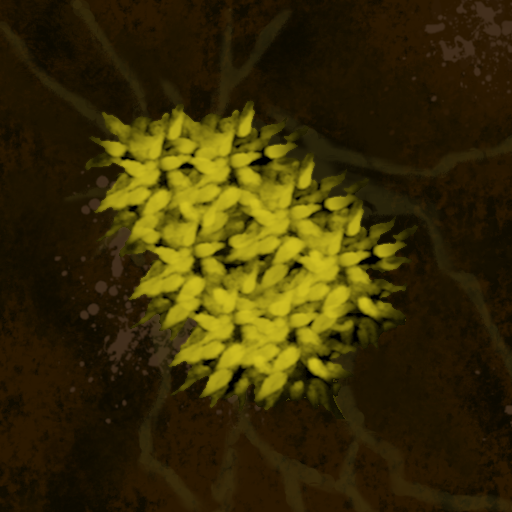
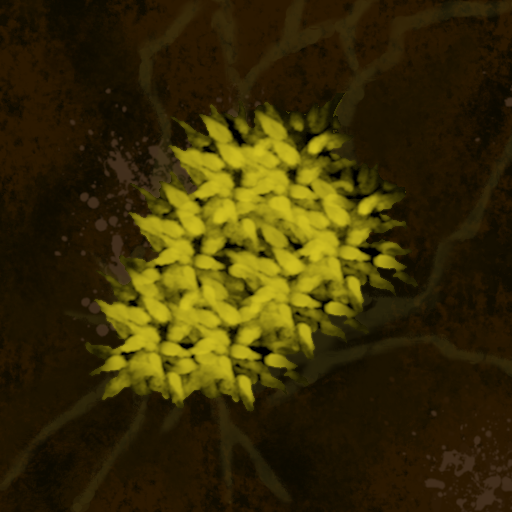
Layers edited between the first and the second 512px x 512px image:
painted on "Ebene" over [81, 91, 420, 421]
painted on "vines" over [0, 0, 512, 512]
painted on "background" over [0, 0, 512, 512]
